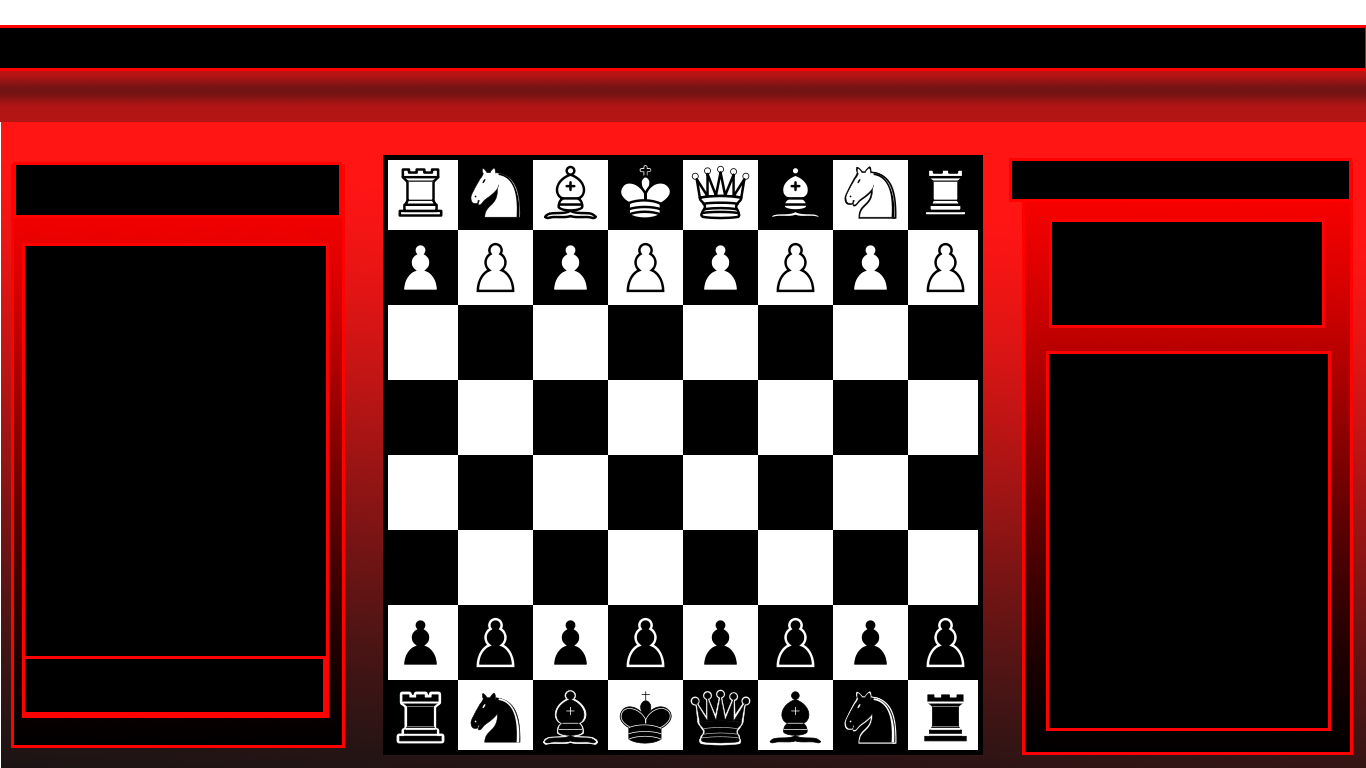
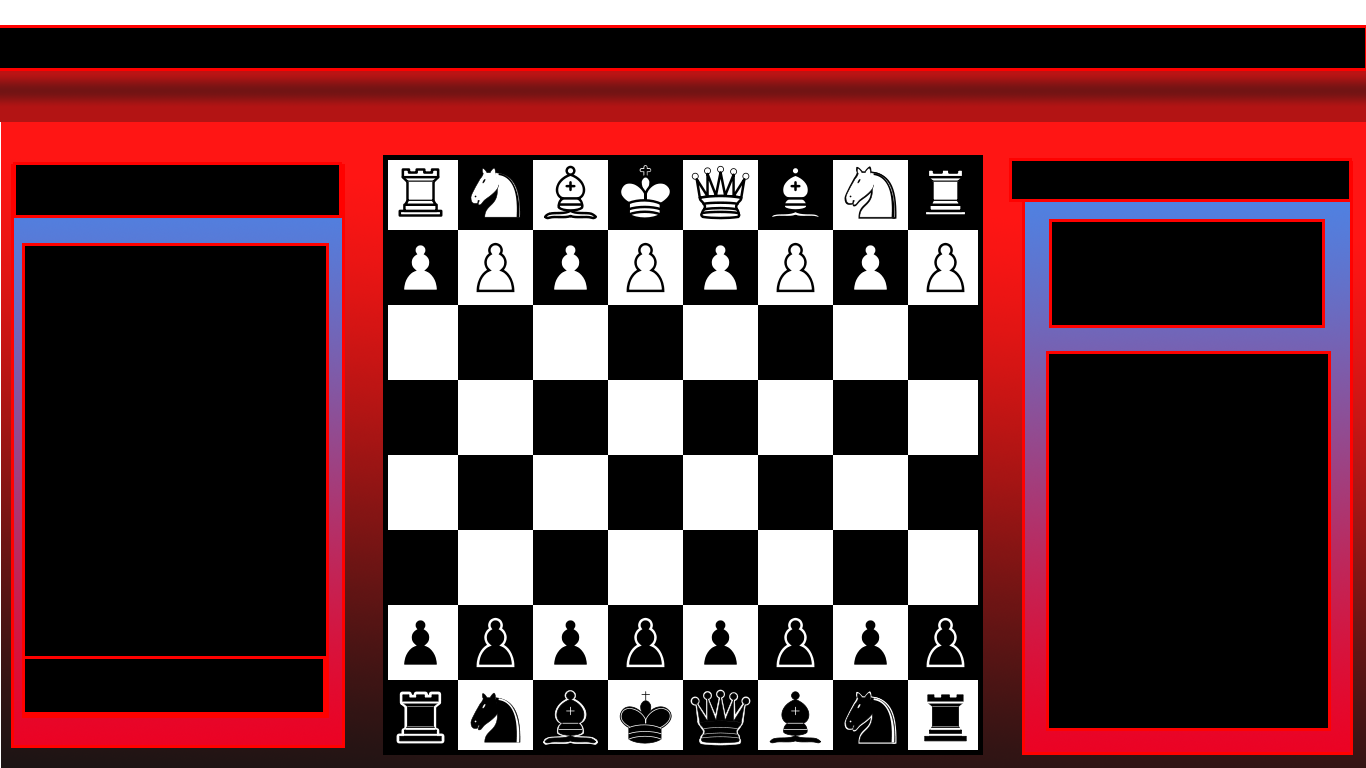
Layers edited between the first and the second 1366px x 768px image:
painted on "Rectangle 2" over [1025, 202, 1350, 752]
painted on "Rectangle 1" over [14, 218, 342, 745]
